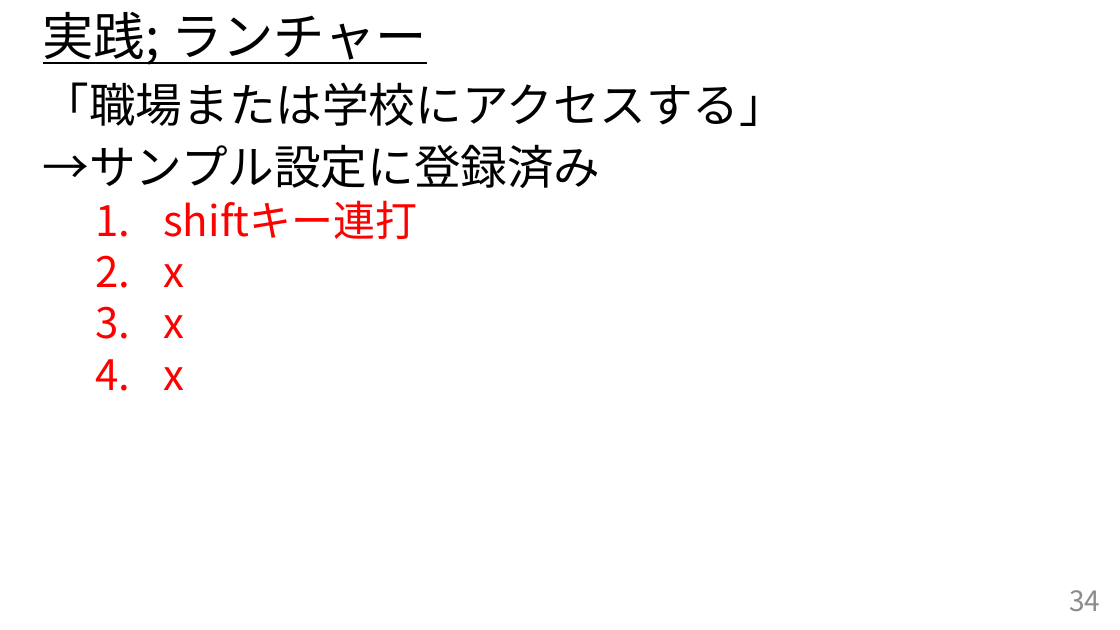
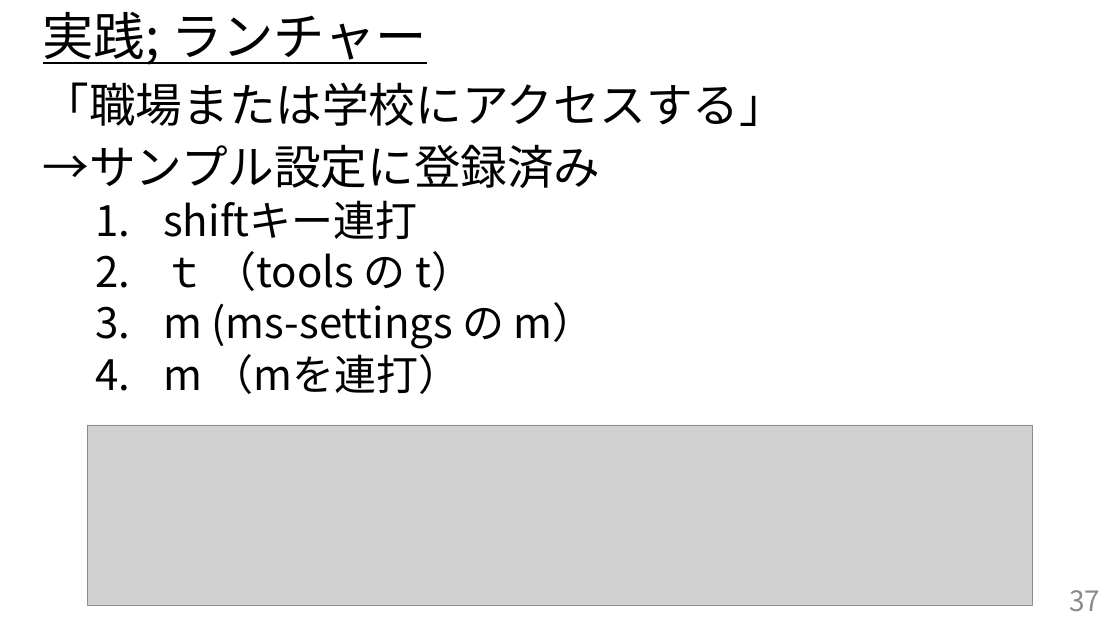
Before and after one commit to HAYAKAWATuyosi/-, a slide deck: slide 37 of ClipboardHistory/ClipboardHistoryのご紹介.pptx (slide 34 before the commit). Drawn at 1120x630 pixels with LibreOffice and Linux fonts; fonts in the diff are those of the drawing; grey boxes stand for pictures. Boxes give left, top, right and bottom in pixels: in the first picture for what was removed or moved away, otherwise in the second. Text is boxed around its words. In the diff, an @@ line names an element or a change of style, - is before the commit and + after.

```diff
--- a/ClipboardHistory/ClipboardHistoryのご紹介.pptx
+++ b/ClipboardHistory/ClipboardHistoryのご紹介.pptx
@@ text at <box>163,200,417,239</box>: text colour #FF0000 to #000000 in "shiftキー連打" @@
@@ text at <box>163,251,595,394</box>: text changed; text colour #FF0000 to #000000 @@
-  2. x
-  3. x
-  4. x
+  2. ｔ （tools の t）
+  3. m (ms-settings の m）
+  4. m （mを連打）
@@ picture added at <box>87,425,1033,606</box> @@
@@ page number at <box>1069,590,1100,611</box>: text changed @@
-34
+37
```
Also in this commit, not shown: 9 other slides changed, 3 slides added, 1 other file.
